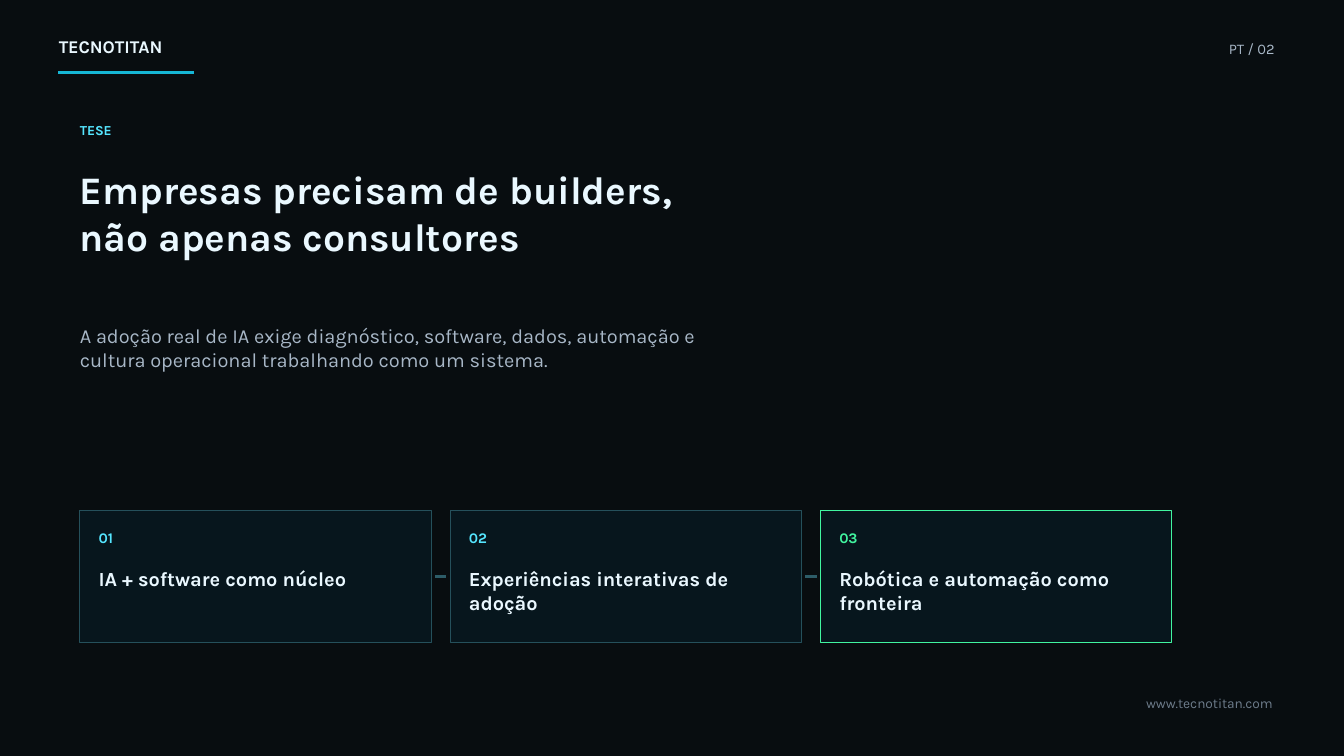
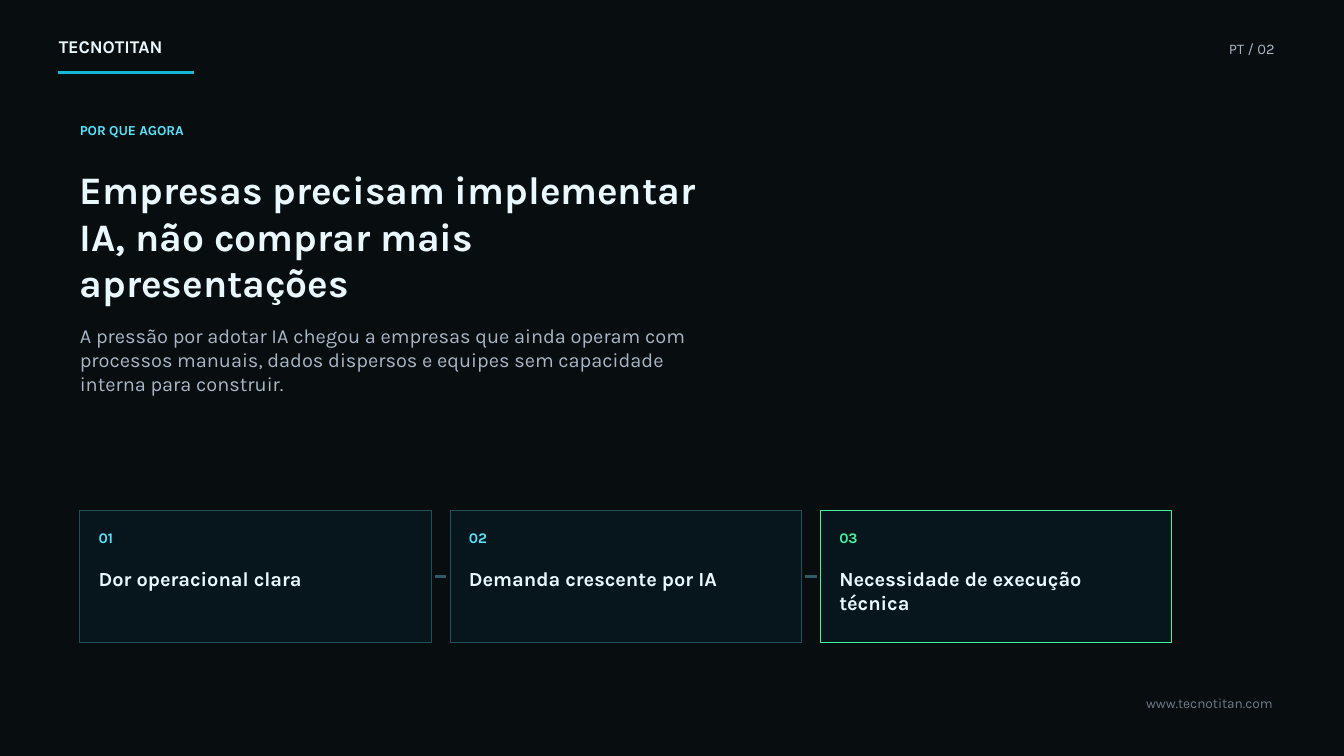
Before and after one commit to davidag2/tecnotitan, a slide deck: slide 2 of assets/investor-deck/Tecnotitan-Investor-Deck-PT.pptx. Drawn at 1344x756 pixels with LibreOffice and Linux fonts; fonts in the diff are those of the drawing; background and template pictures are left out; a plain dark background stands for a picture behind light text. Boxes give left, top, right and bottom in pixels: in the first picture for what was removed or moved away, otherwise in the second. Text is boxed around its words. In the diff, an @@ line names an element or a change of style, - is before the commit and + after.

```diff
--- a/assets/investor-deck/Tecnotitan-Investor-Deck-PT.pptx
+++ b/assets/investor-deck/Tecnotitan-Investor-Deck-PT.pptx
@@ text at (x1=80, y1=126, x2=183, y2=138): text changed @@
-TESE
+POR QUE AGORA
@@ text at (x1=80, y1=176, x2=696, y2=307): text changed @@
-Empresas precisam de builders, não apenas consultores
+Empresas precisam implementar IA, não comprar mais apresentações
@@ text at (x1=80, y1=329, x2=685, y2=396): text changed @@
-A adoção real de IA exige diagnóstico, software, dados, automação e cultura operacional trabalhando como um sistema.
+A pressão por adotar IA chegou a empresas que ainda operam com processos manuais, dados dispersos e equipes sem capacidade interna para construir.
@@ text at (x1=99, y1=572, x2=302, y2=591): text changed @@
-IA + software como núcleo
+Dor operacional clara
@@ text at (x1=469, y1=572, x2=717, y2=591): text changed @@
-Experiências interativas de adoção
+Demanda crescente por IA
@@ text at (x1=839, y1=571, x2=1082, y2=611): text changed @@
-Robótica e automação como fronteira
+Necessidade de execução técnica
```
Also in this commit, not shown: 2 other slides changed, 6 other files.
